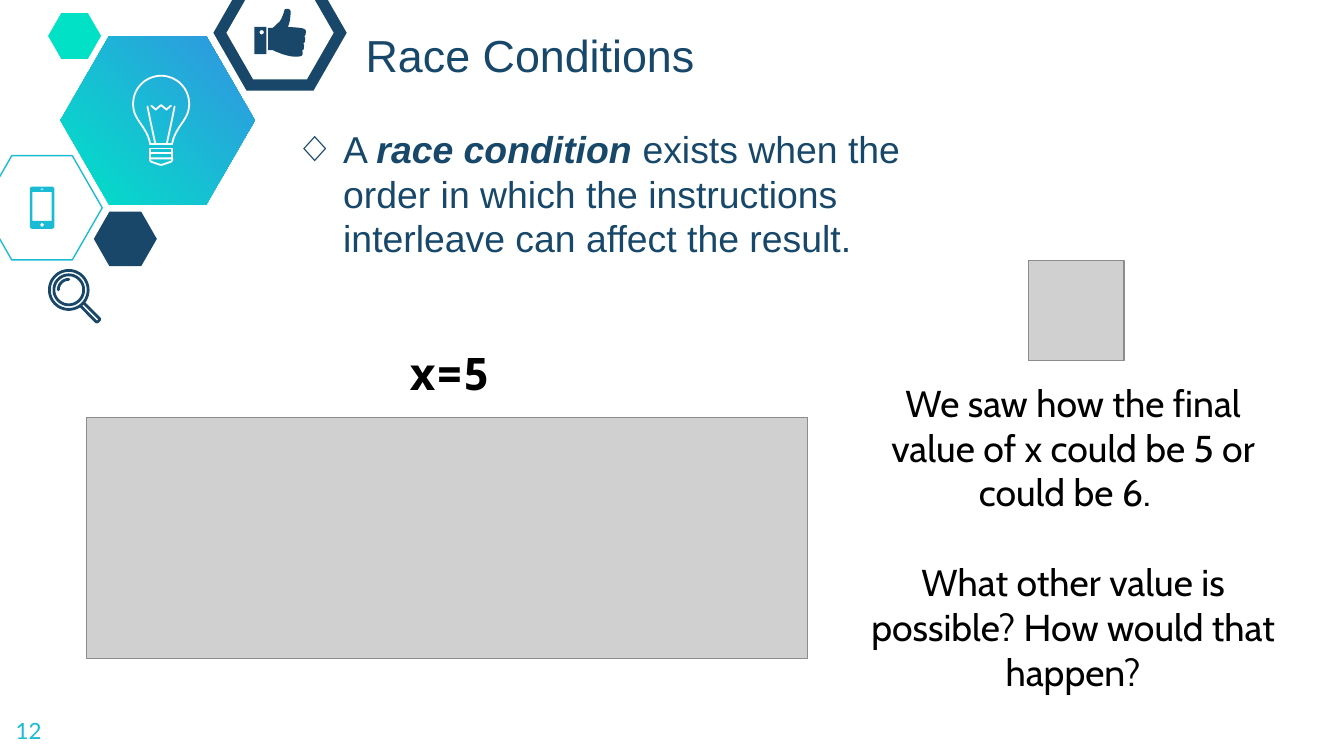
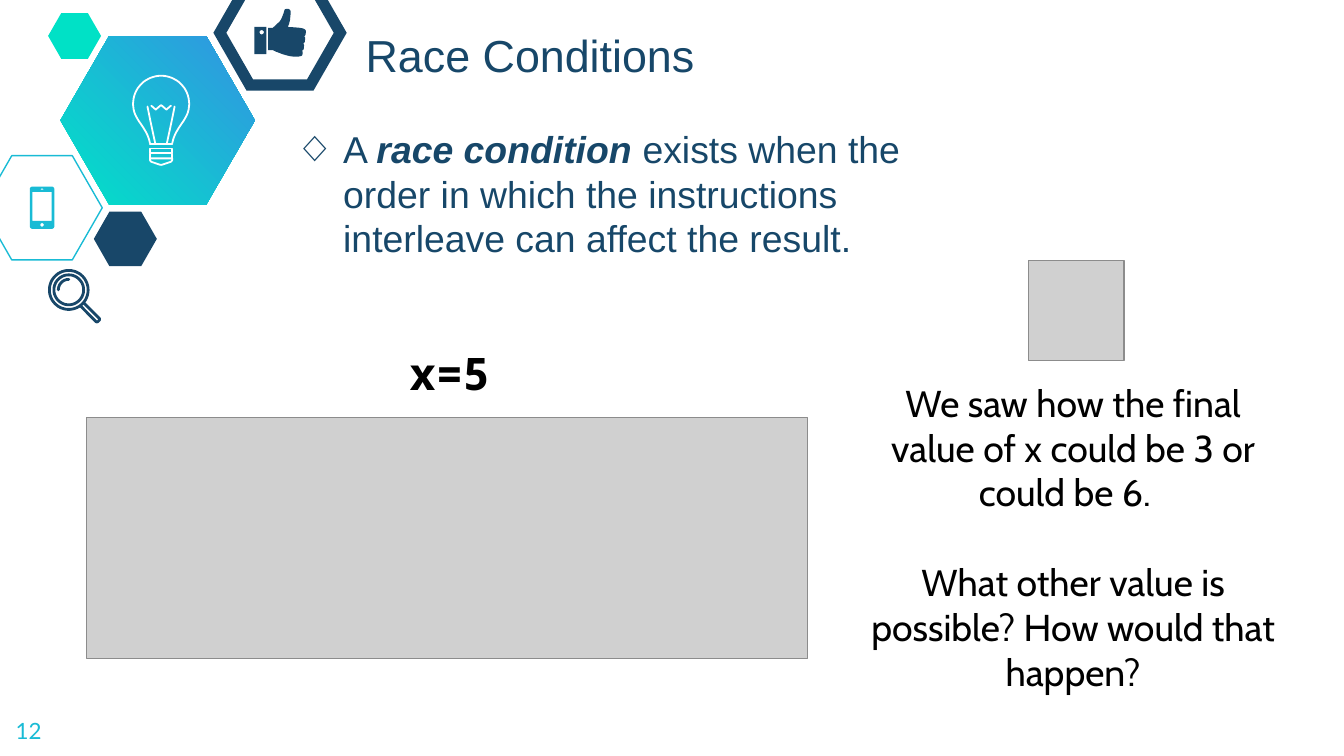
Before and after one commit to dickinson-comp256/COMP256, a slide deck: slide 12 of docs/materials/05-OperatingSystemsAbstractions/OSA7-S-RaceConditions.pptx. Drawn at 1344x756 pixels with LibreOffice and Linux fonts; fonts in the diff are those of the drawing; grey boxes stand for pictures; background and template pictures are left out. Boxes give left, top, right and bottom in pixels: in the first picture for what was removed or moved away, otherwise in the second. Text is boxed around its words. In the diff, an @@ line names an element or a change of style, - is before the commit and + after.

Commit message:
Fix typos on OSA7 slides

```diff
--- a/docs/materials/05-OperatingSystemsAbstractions/OSA7-S-RaceConditions.pptx
+++ b/docs/materials/05-OperatingSystemsAbstractions/OSA7-S-RaceConditions.pptx
@@ text at (891, 389, 1255, 507): text changed @@
-We saw how the final value of x could be 5 or could be 6.
+We saw how the final value of x could be 3 or could be 6.
```
Also in this commit, not shown: 1 other slide changed.
